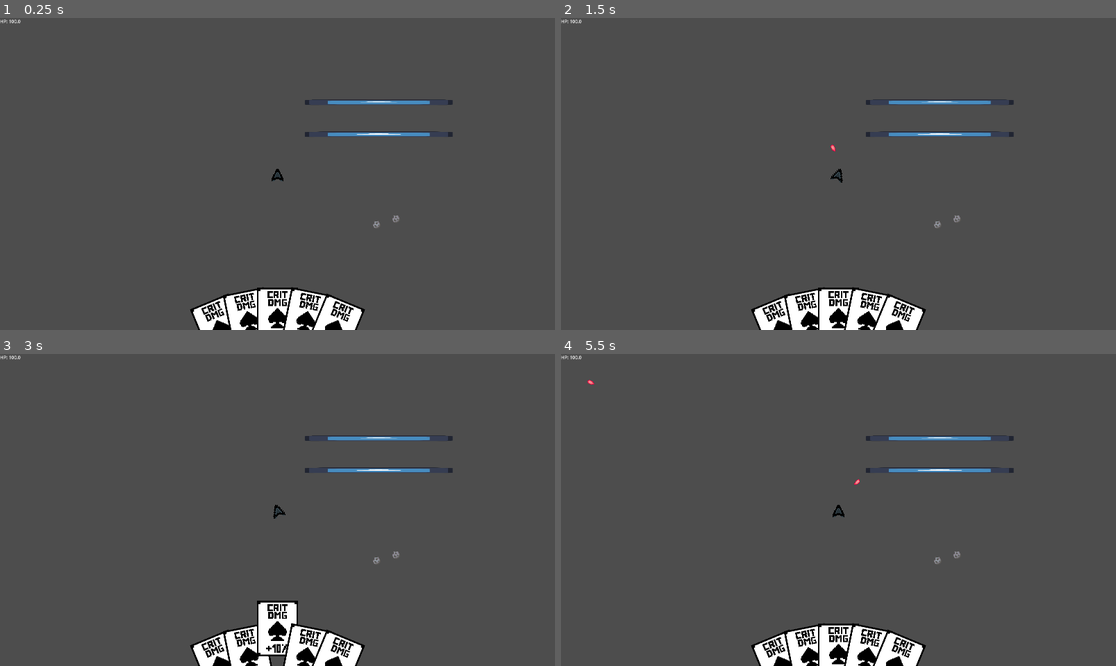
Above: before the commit, frames 1-4 (two rows, left to right).
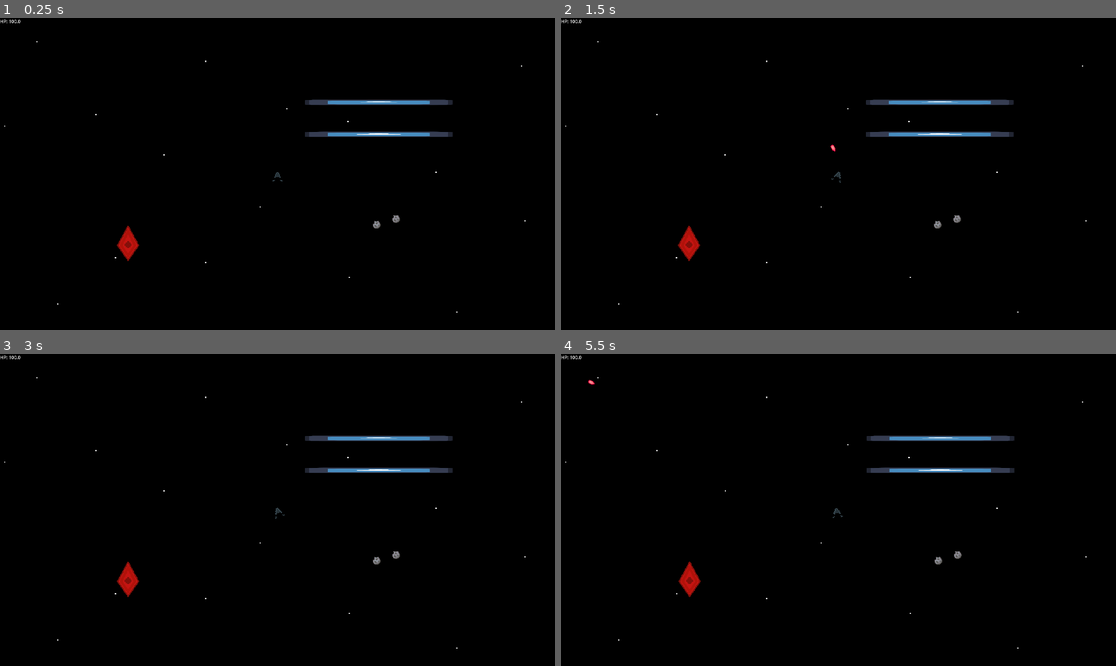
Above: after the commit, the same moments.

Repository: aenton89/deckship
Game: Godot game, scene res://scenes/system/main.tscn
Two runs of this game, one before a commit and one after it. Both use one fixed random seed, a clock stepped at 60 frames per second and the inputs below. The engine's default icon, where the game draws it, is replaced by a stand-in: a white triangle on a blue panel in a dark square.
Inputs (mouse positions are in pixels of both pictures, inside the frame that each line leads up to):
- Up to frame 1 (0.25 s): no input
- Up to frame 2 (1.5 s): tap Enter at 0.5 s; right-click (838, 174) at 0.6 s; click (838, 174) at 0.8 s; tap Space at 1.25 s; move the mouse to (783, 326) at 1.27 s; click (783, 326) at 1.35 s
- Up to frame 3 (3 s): right-click (222, 662) at 1.55 s; tap Enter at 2 s; move the mouse to (249, 653) at 2.02 s; hold Ctrl (cards_interactions) 2.03-2.78 s; click (249, 653) at 2.3 s; tap Space at 2.75 s; move the mouse to (277, 650) at 2.77 s; right-click (277, 650) at 2.85 s
- Up to frame 4 (5.5 s): tap Enter at 3.5 s; move the mouse to (866, 653) at 3.52 s; click (866, 653) at 3.6 s; tap Space at 4.25 s; move the mouse to (894, 662) at 4.27 s; tap 1 at 4.35 s; right-click (894, 662) at 4.55 s; move the mouse to (866, 510) at 5.02 s; tap 2 at 5.1 s; click (866, 510) at 5.3 s

The runs differ from the first frame. In frame 1, 98% of the frame differs, in the area x 0-100%, y 0-100%; in frame 2, 98%; in frame 3, 98%; in frame 4, 98%.

Commit message:
work on bonus cards

Diff:
--- /dev/null
+++ b/resources/cards/bonus.gd
@@ -0,0 +1,15 @@
+extends Resource
+class_name Bonus
+
+
+
+enum StatBoosts {CRIT_CHANCE, CRIT_AMOUNT, BOUNCE_AMOUNT, DMG, BULLET_SPEED, SHOOTING_ANGLE, ROTATE_SPEED}
+
+var stat: StatBoosts
+var value
+
+
+
+func _init(bonus_stat: StatBoosts, bonus_value) -> void:
+	stat = bonus_stat
+	value = bonus_value
--- a/resources/player/default_player_stats.tres
+++ b/resources/player/default_player_stats.tres
@@ -6,7 +6,7 @@
 script = ExtResource("1_ps2q2")
 crit_chance = 0.1
 crit_amount = 1.2
-bounce_amount = 6
+bounce_amount = 3
 dmg = 10.0
 bullet_speed = 500.0
 shooting_angle = 0.785398
--- a/scenes/items/card.tscn
+++ b/scenes/items/card.tscn
@@ -6,9 +6,10 @@
 [sub_resource type="RectangleShape2D" id="RectangleShape2D_ovhys"]
 size = Vector2(144, 192)
 
-[node name="Card" type="Node2D" node_paths=PackedStringArray("area")]
+[node name="Card" type="Node2D" node_paths=PackedStringArray("area", "sprite")]
 script = ExtResource("1_6lgdr")
 area = NodePath("Area2D")
+sprite = NodePath("Sprite2D")
 
 [node name="Sprite2D" type="Sprite2D" parent="."]
 scale = Vector2(1.5, 1.5)
--- /dev/null
+++ b/scenes/items/reward.tscn
@@ -0,0 +1,64 @@
+[gd_scene load_steps=9 format=3 uid="uid://cg2oma2ltfkkx"]
+
+[ext_resource type="Texture2D" uid="uid://u4s6adky3qmb" path="res://assets/loot_box.png" id="1_f1ba4"]
+[ext_resource type="Script" uid="uid://bmkf1hwdh2wma" path="res://scritps/items/reward.gd" id="1_iw13v"]
+
+[sub_resource type="RectangleShape2D" id="RectangleShape2D_f1ba4"]
+size = Vector2(76, 122)
+
+[sub_resource type="AtlasTexture" id="AtlasTexture_iw13v"]
+atlas = ExtResource("1_f1ba4")
+region = Rect2(0, 0, 64, 64)
+
+[sub_resource type="AtlasTexture" id="AtlasTexture_1g5n6"]
+atlas = ExtResource("1_f1ba4")
+region = Rect2(64, 0, 64, 64)
+
+[sub_resource type="AtlasTexture" id="AtlasTexture_t51cq"]
+atlas = ExtResource("1_f1ba4")
+region = Rect2(128, 0, 64, 64)
+
+[sub_resource type="AtlasTexture" id="AtlasTexture_a0u3d"]
+atlas = ExtResource("1_f1ba4")
+region = Rect2(192, 0, 64, 64)
+
+[sub_resource type="SpriteFrames" id="SpriteFrames_vsjww"]
+animations = [{
+"frames": [{
+"duration": 1.0,
+"texture": SubResource("AtlasTexture_iw13v")
+}, {
+"duration": 1.0,
+"texture": SubResource("AtlasTexture_1g5n6")
+}, {
+"duration": 1.0,
+"texture": SubResource("AtlasTexture_t51cq")
+}, {
+"duration": 1.0,
+"texture": SubResource("AtlasTexture_a0u3d")
+}],
+"loop": true,
+"name": &"default",
+"speed": 4.0
+}]
+
+[node name="Reward" type="Node2D"]
+script = ExtResource("1_iw13v")
+
+[node name="Area2D" type="Area2D" parent="."]
+
+[node name="CollisionShape2D" type="CollisionShape2D" parent="Area2D"]
+position = Vector2(1, -1)
+shape = SubResource("RectangleShape2D_f1ba4")
+
+[node name="AnimatedSprite2D" type="AnimatedSprite2D" parent="."]
+sprite_frames = SubResource("SpriteFrames_vsjww")
+frame_progress = 0.719984
+
+[node name="AnimatedSprite2D2" type="AnimatedSprite2D" parent="."]
+position = Vector2(1, 0)
+scale = Vector2(2, 2)
+sprite_frames = SubResource("SpriteFrames_vsjww")
+frame_progress = 0.903875
+
+[connection signal="area_entered" from="Area2D" to="." method="_on_area_entered"]
--- a/scenes/player/player.tscn
+++ b/scenes/player/player.tscn
@@ -1,19 +1,21 @@
 [gd_scene load_steps=7 format=3 uid="uid://2bbk1qjegcs4"]
 
 [ext_resource type="Script" uid="uid://dvyehard432xd" path="res://scritps/player/player.gd" id="1_g2els"]
-[ext_resource type="Resource" uid="uid://bbcd71wuwii2l" path="res://resources/player/default_player_stats.tres" id="2_75vfm"]
 [ext_resource type="Texture2D" uid="uid://dlp4yjuopowty" path="res://assets/ship.png" id="2_g2els"]
 [ext_resource type="Script" uid="uid://hq1bo2dtf216" path="res://scritps/components/components.gd" id="3_lvxji"]
 [ext_resource type="Script" uid="uid://c72xg0cl1g6l2" path="res://scritps/components/hp_component.gd" id="3_qhqgy"]
 [ext_resource type="PackedScene" uid="uid://l8fyderrn8e8" path="res://scenes/system/user_interface.tscn" id="5_p47bc"]
 
-[node name="Player" type="RigidBody2D" node_paths=PackedStringArray("shooting_marker", "hp_component", "UI") groups=["destructable", "player"]]
+[sub_resource type="CircleShape2D" id="CircleShape2D_75vfm"]
+radius = 100.0
+
+[node name="Player" type="RigidBody2D" node_paths=PackedStringArray("shooting_marker", "hp_component", "UI", "interaction_area") groups=["destructable", "player"]]
 input_pickable = true
 script = ExtResource("1_g2els")
-stats = ExtResource("2_75vfm")
 shooting_marker = NodePath("Shooting Marker")
 hp_component = NodePath("Components/HP Component")
 UI = NodePath("User Interface")
+interaction_area = NodePath("InteractionArea")
 
 [node name="Sprite" type="Sprite2D" parent="."]
 texture_filter = 1
@@ -43,5 +45,10 @@
 
 [node name="User Interface" parent="." instance=ExtResource("5_p47bc")]
 
-[connection signal="mouse_entered" from="." to="." method="_on_mouse_entered"]
-[connection signal="mouse_exited" from="." to="." method="_on_mouse_exited"]
+[node name="InteractionArea" type="Area2D" parent="."]
+
+[node name="CollisionShape2D" type="CollisionShape2D" parent="InteractionArea"]
+shape = SubResource("CircleShape2D_75vfm")
+
+[connection signal="mouse_entered" from="InteractionArea" to="." method="_on_mouse_entered"]
+[connection signal="mouse_exited" from="InteractionArea" to="." method="_on_mouse_exited"]
--- a/scenes/system/main.tscn
+++ b/scenes/system/main.tscn
@@ -1,9 +1,11 @@
-[gd_scene load_steps=10 format=3 uid="uid://b55cq8460wwgo"]
+[gd_scene load_steps=12 format=3 uid="uid://b55cq8460wwgo"]
 
 [ext_resource type="Script" uid="uid://cjjdyqj1kdc3f" path="res://scritps/system/main.gd" id="1_5m258"]
 [ext_resource type="PackedScene" uid="uid://2bbk1qjegcs4" path="res://scenes/player/player.tscn" id="1_6awnf"]
 [ext_resource type="PackedScene" uid="uid://c5otxn8jswrwk" path="res://scenes/obstacles/rock.tscn" id="2_ii55j"]
 [ext_resource type="Texture2D" uid="uid://bg28d7fqbw2vh" path="res://assets/icon.svg" id="4_5m258"]
+[ext_resource type="PackedScene" uid="uid://cg2oma2ltfkkx" path="res://scenes/items/reward.tscn" id="5_628vv"]
+[ext_resource type="Texture2D" uid="uid://bqgxx1xslxk1n" path="res://assets/space.png" id="6_uaibl"]
 
 [sub_resource type="RectangleShape2D" id="RectangleShape2D_628vv"]
 size = Vector2(512, 19)
@@ -79,8 +81,6 @@
 player = NodePath("Player")
 animations = NodePath("AnimationPlayer")
 
-[node name="Player" parent="." instance=ExtResource("1_6awnf")]
-
 [node name="Test Objects" type="Node2D" parent="."]
 position = Vector2(107, -137)
 
@@ -194,5 +194,23 @@
 &"": SubResource("AnimationLibrary_xoti3")
 }
 
+[node name="Reward" parent="." instance=ExtResource("5_628vv")]
+position = Vector2(-518, 241)
+
+[node name="Player" parent="." instance=ExtResource("1_6awnf")]
+
+[node name="ParallaxBackground" type="ParallaxBackground" parent="."]
+
+[node name="ParallaxLayer" type="ParallaxLayer" parent="ParallaxBackground"]
+motion_scale = Vector2(0.1, 0.1)
+motion_mirroring = Vector2(2048, 2048)
+
+[node name="Space" type="Sprite2D" parent="ParallaxBackground/ParallaxLayer"]
+texture_repeat = 3
+scale = Vector2(2, 2)
+texture = ExtResource("6_uaibl")
+centered = false
+region_rect = Rect2(0, 0, 2048, 2048)
+
 [connection signal="pressed" from="Multiplayer UI/Multiplayer/VBoxContainer/Host" to="." method="_on_host_pressed"]
 [connection signal="pressed" from="Multiplayer UI/Multiplayer/VBoxContainer/Join" to="." method="_on_join_pressed"]
--- a/scenes/system/user_interface.tscn
+++ b/scenes/system/user_interface.tscn
@@ -36,11 +36,16 @@
 script = ExtResource("2_bwudt")
 
 [node name="Card" parent="Hand" instance=ExtResource("3_qrdmj")]
+visible = false
 
 [node name="Card2" parent="Hand" instance=ExtResource("3_qrdmj")]
+visible = false
 
 [node name="Card3" parent="Hand" instance=ExtResource("3_qrdmj")]
+visible = false
 
 [node name="Card4" parent="Hand" instance=ExtResource("3_qrdmj")]
+visible = false
 
 [node name="Card5" parent="Hand" instance=ExtResource("3_qrdmj")]
+visible = false
--- a/scritps/globals/global.gd
+++ b/scritps/globals/global.gd
@@ -11,3 +11,4 @@
 var game_paused: bool = false
 var player: Player
 var main: Node2D
+var UI: UserInterface
--- a/scritps/items/card.gd
+++ b/scritps/items/card.gd
@@ -5,6 +5,7 @@
 
 @export_category("References")
 @export var area: Area2D
+@export var sprite: Sprite2D
 @export_category("Hoover Actions")
 @export var y_change: float = 80.0
 @export_category("Tween")
@@ -13,6 +14,7 @@
 @export var trans: Tween.TransitionType = Tween.TRANS_SINE
 @export var ease: Tween.EaseType = Tween.EASE_IN_OUT
 
+var bonuses: Array[Bonus] = []
 var current_tween: Tween = null
 var base_y: float
 var hovered: bool = false
@@ -22,6 +24,7 @@
 func _input(event: InputEvent) -> void:
 	if Input.is_action_just_pressed("shoot_and_move") and hovered:
 		print("card pressed")
+		Global.UI.hand_control.apply_card(self)
 
 
 
@@ -34,6 +37,11 @@
 	hovered = false
 	animate_to(base_y, down_duration)
 
+
+
+func setup(all_bonuses: Array[Bonus]) -> void:
+	bonuses = all_bonuses
+
 func animate_to(target_y: float, duration: float) -> void:
 	# jeśli istnieje stary tween → poczekaj
 	if current_tween and current_tween.is_running():
--- /dev/null
+++ b/scritps/items/reward.gd
@@ -0,0 +1,23 @@
+extends Node2D
+class_name Reward
+
+
+@export var bonuses_per_card: int = 1
+
+
+
+func _on_area_entered(area: Area2D) -> void:
+	var bonuses: Array[Bonus] = []
+	for i in range(bonuses_per_card):
+		bonuses.append(generate_random_bonus())
+	Global.UI.hand_control.add_card(bonuses)
+
+
+
+func generate_random_bonus() -> Bonus:
+	var stats_values = Bonus.StatBoosts.values()
+	var random_stat = stats_values[randi() % stats_values.size()]
+	var random_value = randf_range(5, 50)
+
+	print("bonus type: ", Bonus.StatBoosts.keys()[random_stat], ", value: ", random_value)
+	return Bonus.new(random_stat, random_value)
--- a/scritps/player/player.gd
+++ b/scritps/player/player.gd
@@ -18,17 +18,18 @@
 #@export var bounce_amount: int = 1
 #@export var dmg: float = 10.0
 #@export var bullet_speed: float = 500.0
-@export_category("Player Stats")
-@export var stats: PlayerStats
+@export_category("Player Base Stats")
+@export var stats: PlayerStats = preload("res://resources/player/default_player_stats.tres")
 @export_category("References")
 @export var shooting_marker: Marker2D
 @export var hp_component: HPComponent
 @export var UI: UserInterface
+@export var interaction_area: Area2D
 @export_category("Imports")
 @export var bullet_scene: PackedScene = preload("res://scenes/player/bullet.tscn")
 
 # normal vector - ship's facing direction
-var normal: Vector2 = Vector2.ZERO
+@onready var normal: Vector2 = Vector2.ZERO
 # user input
 @onready var is_mouse_inside: bool = false
 @onready var was_lmb_pressed: bool = false
@@ -38,9 +39,16 @@
 
 
 
+
+
 func _ready() -> void:
 	Global.player = self
 	set_gravity_scale(0.0)
+
+	# coś się zepsuło
+	if stats == null:
+		print("but why null?")
+		stats = PlayerStats.new()
 
 func _process(delta: float) -> void:
 	queue_redraw()
--- /dev/null
+++ b/scritps/system/background.gd
@@ -0,0 +1,2 @@
+extends TextureRect
+class_name Background
--- a/scritps/system/hand_ui.gd
+++ b/scritps/system/hand_ui.gd
@@ -1,58 +1,64 @@
 extends Control
-
+class_name HandControl
 
 
 @export_category("Offsets")
 @export var angle_offset: float = PI/16
 @export var x_offset_diff: float = 100.0
 @export var y_offset_diff: float = 10.0
+@export_category("Imports")
+@export var card_scene: PackedScene = preload("res://scenes/items/card.tscn")
 
-@onready var cards: Array[Card]= []
 @onready var even: bool = false
-var angle: float = PI/64
-var x_offset: float = 100.0
-var y_offset: float = 5.0
 var y_default: float = 50
 var i: int = 0
+var cards: Array[Card] = []
 
 
 
-func _ready() -> void:
-	for child in get_children():
-		if child is Card:
-			cards.append(child)
-
-
-	i = -cards.size()/2
-
-	### TODO: pomyśleć
-	if cards.size()%2 == 0:
-		even = true
-
+func add_card(bonuses: Array[Bonus]) -> void:
+	var card: Card = card_scene.instantiate() as Card
+	card.setup(bonuses)
+	add_child(card)
+	cards.append(card)
 	update_card_positions()
 
+func remove_card(card_to_remove: Card) -> void:
+	if card_to_remove in cards:
+		cards.erase(card_to_remove)
+		card_to_remove.queue_free()
+		update_card_positions()
 
+func apply_card(card: Card) -> void:
+	for bonus in card.bonuses:
+		match bonus.stat:
+			Bonus.StatBoosts.DMG:
+				Global.player.stats.dmg += bonus.value
 
-#func add_card(card_scene: PackedScene):
-	#var card = card_scene.instantiate()
-	#add_child(card)
-	#cards.append(card)
-	#update_card_positions()
-	#
-	#i = -cards.size()/2
+	remove_card(card)
 
 func update_card_positions():
+	var n = cards.size()
+	var start: float
+
+	# np. dla 4 kart: start = -1.5
+	if n % 2 == 0:
+		start = -(n / 2.0 - 0.5)
+	 # np. dla 5 kart: start = -2
+	else:
+		start = -floor(n / 2)
+
+	var i = start
 	for card in cards:
-		angle = angle_offset * i
-		x_offset = x_offset_diff * i
-		y_offset = y_offset_diff * i * i
+		var angle = angle_offset * i
+		var x_offset = x_offset_diff * i
+		var y_offset = y_offset_diff * i * i
 
 		print("angle: ", angle, " x_offset: ", x_offset, " y_offset: ", y_offset)
 
 		card.base_y = size.y - y_default + y_offset
-
-		card.position = Vector2(size.x/2 + x_offset, size.y - y_default + y_offset)
-		card.rotate(angle)
+		card.position = Vector2(size.x/2 + x_offset, card.base_y)
+		card.rotation = angle
 
 		print("pos: ", card.position, " rot: ", card.rotation_degrees)
 
--- a/scritps/system/user_interface.gd
+++ b/scritps/system/user_interface.gd
@@ -6,9 +6,11 @@
 @export_category("HUD")
 @export var hp_label: Label
 @export_category("Hand")
-@export var hand_control: Control
+@export var hand_control: HandControl
 
 
+func _ready() -> void:
+	Global.UI = self
 
 func _process(delta: float) -> void:
 	hp_label.text = "HP: " + str(Global.player.hp_component.health)
Binary file added: assets/loot_box.png
Not shown, added: assets/loot_box.png.import
Binary file added: assets/space.png
Not shown, added: assets/space.png.import
